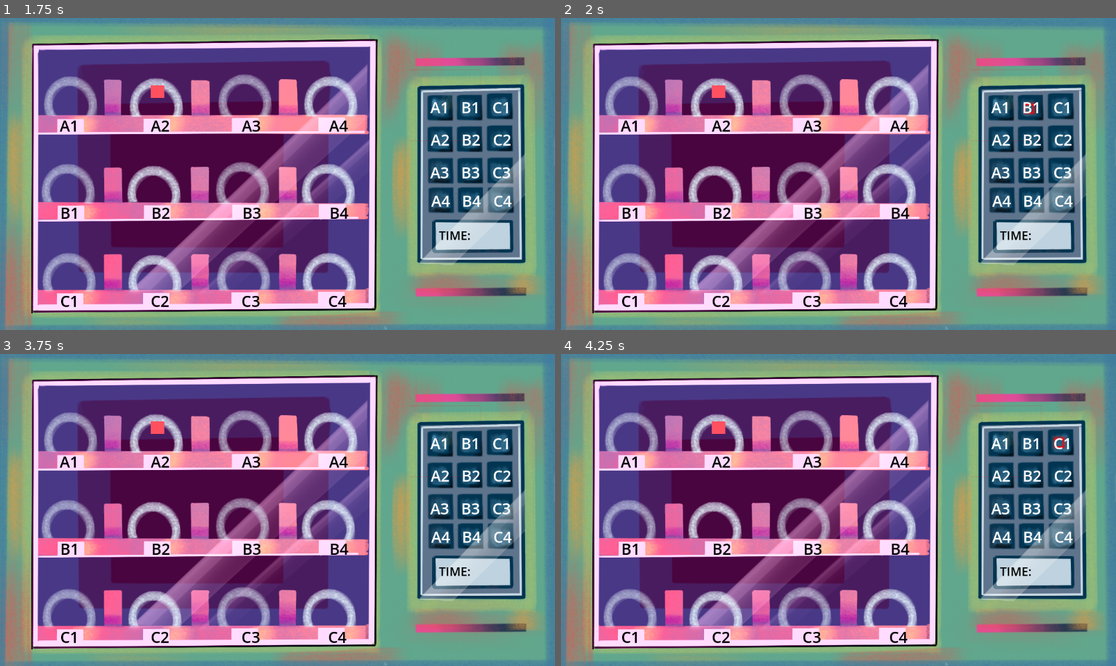
Above: before the commit, frames 1-4 (two rows, left to right).
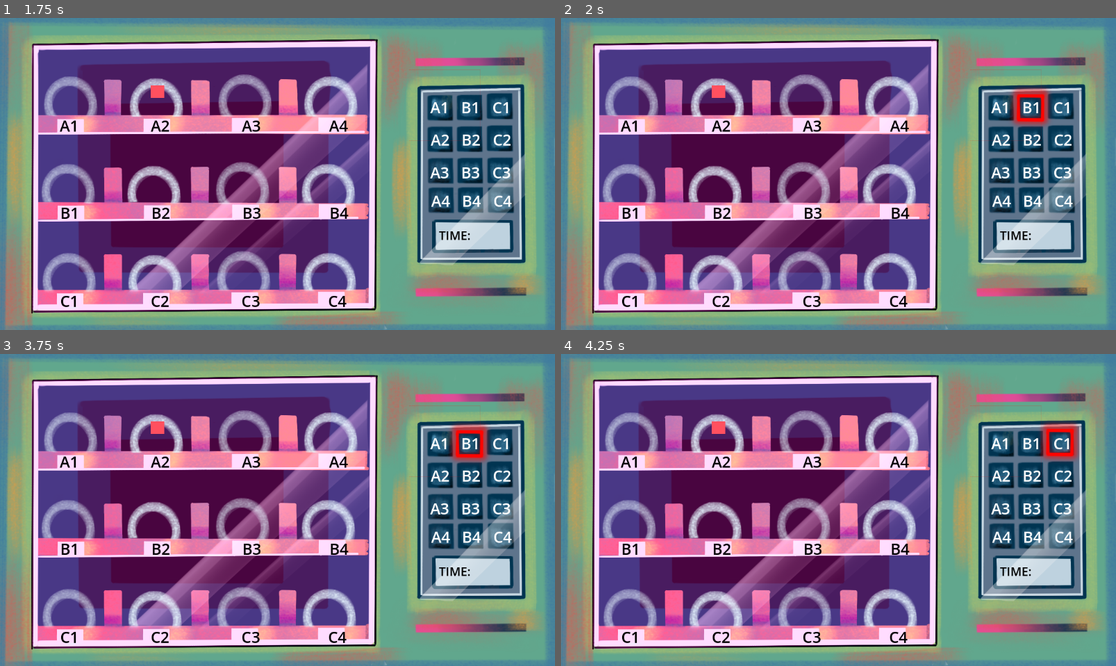
Above: after the commit, the same moments.

Repository: therealteaparty/Final-Project
Game: Godot game, scene res://UI/main.tscn
Same seed, same stepped clock (60 frames per second), same inputs: the game is played once before the commit and once after it.
Inputs:
- Up to frame 1 (1.75 s): click "PLAY" at 0.5 s; tap Enter at 1.25 s; hold D (right) from 1.28 s (still down); tap W (up) at 1.52 s
- Up to frame 2 (2 s): keep holding D (right)
- Up to frame 3 (3.75 s): tap W (up) at 2.27 s; release D (right) at 2.78 s; hold A (left) 2.78-3.53 s; tap Space at 3.5 s; hold D (right) from 3.53 s (still down)
- Up to frame 4 (4.25 s): keep holding D (right); tap W (up) at 3.77 s

Frame 1 is identical in both runs. In frame 2, 0.7% of the frame differs, in the area x 80-89%, y 22-35%; in frame 3, 0.7%; in frame 4, 0.7%.

Commit message:
updateeeeeeeee

Diff:
--- /dev/null
+++ b/Assets/flashing.tres
@@ -0,0 +1,64 @@
+[gd_resource type="SpriteFrames" load_steps=7 format=3 uid="uid://ryhhj4lnr5gq"]
+
+[ext_resource type="Texture2D" uid="uid://dfmyg2fl4y5ho" path="res://Assets/flash.png" id="1_jc7hg"]
+[ext_resource type="Texture2D" uid="uid://diqxdvb1rwhdh" path="res://Assets/New Piskel (3).png" id="2_4ei6l"]
+
+[sub_resource type="AtlasTexture" id="AtlasTexture_wbll7"]
+atlas = ExtResource("1_jc7hg")
+region = Rect2(0, 0, 309, 310)
+
+[sub_resource type="AtlasTexture" id="AtlasTexture_8brtf"]
+atlas = ExtResource("2_4ei6l")
+region = Rect2(160, 0, 160, 160)
+
+[sub_resource type="AtlasTexture" id="AtlasTexture_s5wnp"]
+atlas = ExtResource("2_4ei6l")
+region = Rect2(480, 0, 160, 160)
+
+[sub_resource type="AtlasTexture" id="AtlasTexture_4kv0u"]
+atlas = ExtResource("2_4ei6l")
+region = Rect2(0, 160, 160, 160)
+
+[resource]
+animations = [{
+"frames": [{
+"duration": 1.0,
+"texture": SubResource("AtlasTexture_wbll7")
+}, {
+"duration": 1.0,
+"texture": SubResource("AtlasTexture_8brtf")
+}, {
+"duration": 1.0,
+"texture": SubResource("AtlasTexture_wbll7")
+}, {
+"duration": 1.0,
+"texture": SubResource("AtlasTexture_s5wnp")
+}, {
+"duration": 1.0,
+"texture": SubResource("AtlasTexture_wbll7")
+}, {
+"duration": 1.0,
+"texture": SubResource("AtlasTexture_4kv0u")
+}, {
+"duration": 1.0,
+"texture": SubResource("AtlasTexture_wbll7")
+}, {
+"duration": 1.0,
+"texture": SubResource("AtlasTexture_4kv0u")
+}, {
+"duration": 1.0,
+"texture": SubResource("AtlasTexture_wbll7")
+}, {
+"duration": 1.0,
+"texture": SubResource("AtlasTexture_4kv0u")
+}, {
+"duration": 1.0,
+"texture": SubResource("AtlasTexture_wbll7")
+}, {
+"duration": 1.0,
+"texture": SubResource("AtlasTexture_4kv0u")
+}],
+"loop": false,
+"name": &"flash",
+"speed": 7.0
+}]
--- a/Levels/level1.tscn
+++ b/Levels/level1.tscn
@@ -1,68 +1,11 @@
-[gd_scene load_steps=13 format=3 uid="uid://dp6f0w6btekma"]
+[gd_scene load_steps=7 format=3 uid="uid://dp6f0w6btekma"]
 
 [ext_resource type="Script" path="res://Levels/level1.gd" id="1_4332q"]
 [ext_resource type="Texture2D" uid="uid://bp6vccuskclmw" path="res://Assets/vending no text.png" id="2_d3do1"]
 [ext_resource type="PackedScene" uid="uid://c3vfis55kri1f" path="res://Player/player.tscn" id="2_ijapu"]
 [ext_resource type="Texture2D" uid="uid://x005f4baxuct" path="res://Assets/rings.png" id="3_kmty0"]
 [ext_resource type="PackedScene" uid="uid://bnx0getl4e8be" path="res://UI/pause.tscn" id="5_tr6vn"]
-[ext_resource type="Texture2D" uid="uid://dfmyg2fl4y5ho" path="res://Assets/flash.png" id="6_3jrlq"]
-[ext_resource type="Texture2D" uid="uid://diqxdvb1rwhdh" path="res://Assets/New Piskel (3).png" id="6_8kscx"]
-
-[sub_resource type="AtlasTexture" id="AtlasTexture_wbll7"]
-atlas = ExtResource("6_3jrlq")
-region = Rect2(0, 0, 309, 310)
-
-[sub_resource type="AtlasTexture" id="AtlasTexture_8brtf"]
-atlas = ExtResource("6_8kscx")
-region = Rect2(160, 0, 160, 160)
-
-[sub_resource type="AtlasTexture" id="AtlasTexture_s5wnp"]
-atlas = ExtResource("6_8kscx")
-region = Rect2(480, 0, 160, 160)
-
-[sub_resource type="AtlasTexture" id="AtlasTexture_4kv0u"]
-atlas = ExtResource("6_8kscx")
-region = Rect2(0, 160, 160, 160)
-
-[sub_resource type="SpriteFrames" id="SpriteFrames_c280j"]
-animations = [{
-"frames": [{
-"duration": 1.0,
-"texture": SubResource("AtlasTexture_wbll7")
-}, {
-"duration": 1.0,
-"texture": SubResource("AtlasTexture_8brtf")
-}, {
-"duration": 1.0,
-"texture": SubResource("AtlasTexture_wbll7")
-}, {
-"duration": 1.0,
-"texture": SubResource("AtlasTexture_s5wnp")
-}, {
-"duration": 1.0,
-"texture": SubResource("AtlasTexture_wbll7")
-}, {
-"duration": 1.0,
-"texture": SubResource("AtlasTexture_4kv0u")
-}, {
-"duration": 1.0,
-"texture": SubResource("AtlasTexture_wbll7")
-}, {
-"duration": 1.0,
-"texture": SubResource("AtlasTexture_4kv0u")
-}],
-"loop": false,
-"name": &"flash",
-"speed": 7.0
-}, {
-"frames": [{
-"duration": 1.0,
-"texture": SubResource("AtlasTexture_wbll7")
-}],
-"loop": true,
-"name": &"new_animation",
-"speed": 5.0
-}]
+[ext_resource type="SpriteFrames" uid="uid://ryhhj4lnr5gq" path="res://Assets/flashing.tres" id="6_etrxy"]
 
 [node name="Level" type="Node2D"]
 script = ExtResource("1_4332q")
@@ -228,97 +171,97 @@
 [node name="KeyA1" type="AnimatedSprite2D" parent="."]
 position = Vector2(923, 181)
 scale = Vector2(0.922656, 0.922656)
-sprite_frames = SubResource("SpriteFrames_c280j")
+sprite_frames = ExtResource("6_etrxy")
 animation = &"flash"
 frame = 7
 frame_progress = 1.0
 
 [node name="KeyA2" type="AnimatedSprite2D" parent="."]
-position = Vector2(913, 251)
-scale = Vector2(0.3125, 0.3125)
-sprite_frames = SubResource("SpriteFrames_c280j")
-animation = &"flash"
-frame = 5
+position = Vector2(925, 245)
+scale = Vector2(0.9375, 0.9375)
+sprite_frames = ExtResource("6_etrxy")
+animation = &"flash"
+frame = 7
 frame_progress = 1.0
 
 [node name="KeyA3" type="AnimatedSprite2D" parent="."]
-position = Vector2(916, 316)
-scale = Vector2(0.3125, 0.3125)
-sprite_frames = SubResource("SpriteFrames_c280j")
-animation = &"flash"
-frame = 5
+position = Vector2(927, 311)
+scale = Vector2(0.938, 0.938)
+sprite_frames = ExtResource("6_etrxy")
+animation = &"flash"
+frame = 7
 frame_progress = 1.0
 
 [node name="KeyA4" type="AnimatedSprite2D" parent="."]
-position = Vector2(915, 377)
-scale = Vector2(0.3125, 0.3125)
-sprite_frames = SubResource("SpriteFrames_c280j")
-animation = &"flash"
-frame = 5
+position = Vector2(928, 371)
+scale = Vector2(0.938, 0.938)
+sprite_frames = ExtResource("6_etrxy")
+animation = &"flash"
+frame = 7
 frame_progress = 1.0
 
 [node name="KeyB1" type="AnimatedSprite2D" parent="."]
-position = Vector2(976, 186)
-scale = Vector2(0.3125, 0.3125)
-sprite_frames = SubResource("SpriteFrames_c280j")
-animation = &"flash"
-frame = 5
+position = Vector2(986, 179)
+scale = Vector2(0.938, 0.938)
+sprite_frames = ExtResource("6_etrxy")
+animation = &"flash"
+frame = 7
 frame_progress = 1.0
 
 [node name="KeyB2" type="AnimatedSprite2D" parent="."]
-position = Vector2(975, 250)
-scale = Vector2(0.3125, 0.3125)
-sprite_frames = SubResource("SpriteFrames_c280j")
-animation = &"flash"
-frame = 5
+position = Vector2(988, 242)
+scale = Vector2(0.938, 0.938)
+sprite_frames = ExtResource("6_etrxy")
+animation = &"flash"
+frame = 7
 frame_progress = 1.0
 
 [node name="KeyB3" type="AnimatedSprite2D" parent="."]
-position = Vector2(975, 316)
-scale = Vector2(0.3125, 0.3125)
-sprite_frames = SubResource("SpriteFrames_c280j")
-animation = &"flash"
-frame = 5
+position = Vector2(989, 309)
+scale = Vector2(0.938, 0.938)
+sprite_frames = ExtResource("6_etrxy")
+animation = &"flash"
+frame = 7
 frame_progress = 1.0
 
 [node name="KeyB4" type="AnimatedSprite2D" parent="."]
-position = Vector2(977, 378)
-scale = Vector2(0.3125, 0.3125)
-sprite_frames = SubResource("SpriteFrames_c280j")
-animation = &"flash"
-frame = 5
+position = Vector2(988, 371)
+scale = Vector2(0.938, 0.938)
+sprite_frames = ExtResource("6_etrxy")
+animation = &"flash"
+frame = 7
 frame_progress = 1.0
 
 [node name="KeyC1" type="AnimatedSprite2D" parent="."]
-position = Vector2(1038, 182)
-scale = Vector2(0.3125, 0.3125)
-sprite_frames = SubResource("SpriteFrames_c280j")
-animation = &"flash"
-frame = 5
+position = Vector2(1047, 176)
+scale = Vector2(0.938, 0.938)
+sprite_frames = ExtResource("6_etrxy")
+animation = &"flash"
+frame = 7
 frame_progress = 1.0
 
 [node name="KeyC2" type="AnimatedSprite2D" parent="."]
-position = Vector2(1038, 249)
-scale = Vector2(0.3125, 0.3125)
-sprite_frames = SubResource("SpriteFrames_c280j")
-animation = &"flash"
-frame = 5
+position = Vector2(1051, 243)
+scale = Vector2(0.938, 0.938)
+sprite_frames = ExtResource("6_etrxy")
+animation = &"flash"
+frame = 7
 frame_progress = 1.0
 
 [node name="KeyC3" type="AnimatedSprite2D" parent="."]
-position = Vector2(1038, 316)
-scale = Vector2(0.3125, 0.3125)
-sprite_frames = SubResource("SpriteFrames_c280j")
-animation = &"flash"
-frame = 5
+position = Vector2(1050, 311)
+scale = Vector2(0.938, 0.938)
+sprite_frames = ExtResource("6_etrxy")
+animation = &"flash"
+frame = 7
 frame_progress = 1.0
 
 [node name="KeyC4" type="AnimatedSprite2D" parent="."]
-position = Vector2(1039, 377)
-scale = Vector2(0.3125, 0.3125)
-sprite_frames = SubResource("SpriteFrames_c280j")
-animation = &"flash"
-frame = 5
+position = Vector2(1051, 371)
+scale = Vector2(0.938, 0.938)
+sprite_frames = ExtResource("6_etrxy")
+animation = &"flash"
+frame = 7
 frame_progress = 1.0
 
 [node name="SpaceA1" type="AnimatedSprite2D" parent="."]
